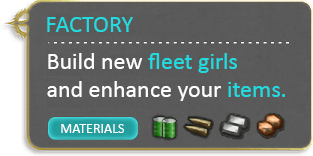
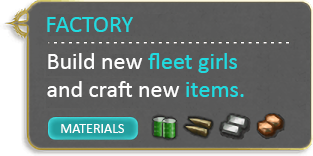
Layered file, before and after one edit (313px x 156px). Changes by layer:
renamed "Build new fleet girls and enhance your items." to "Build new fleet girls and craft new items.", painted on it over (89, 81, 285, 101)
